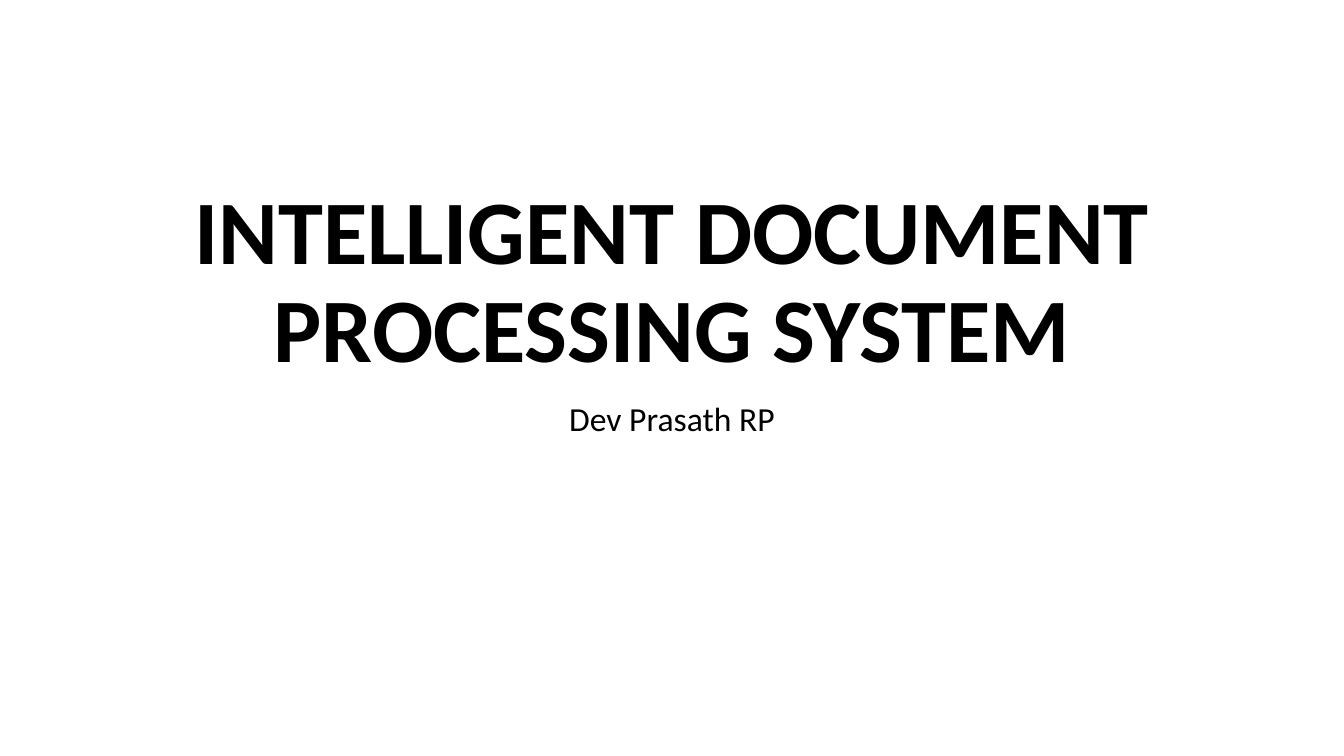
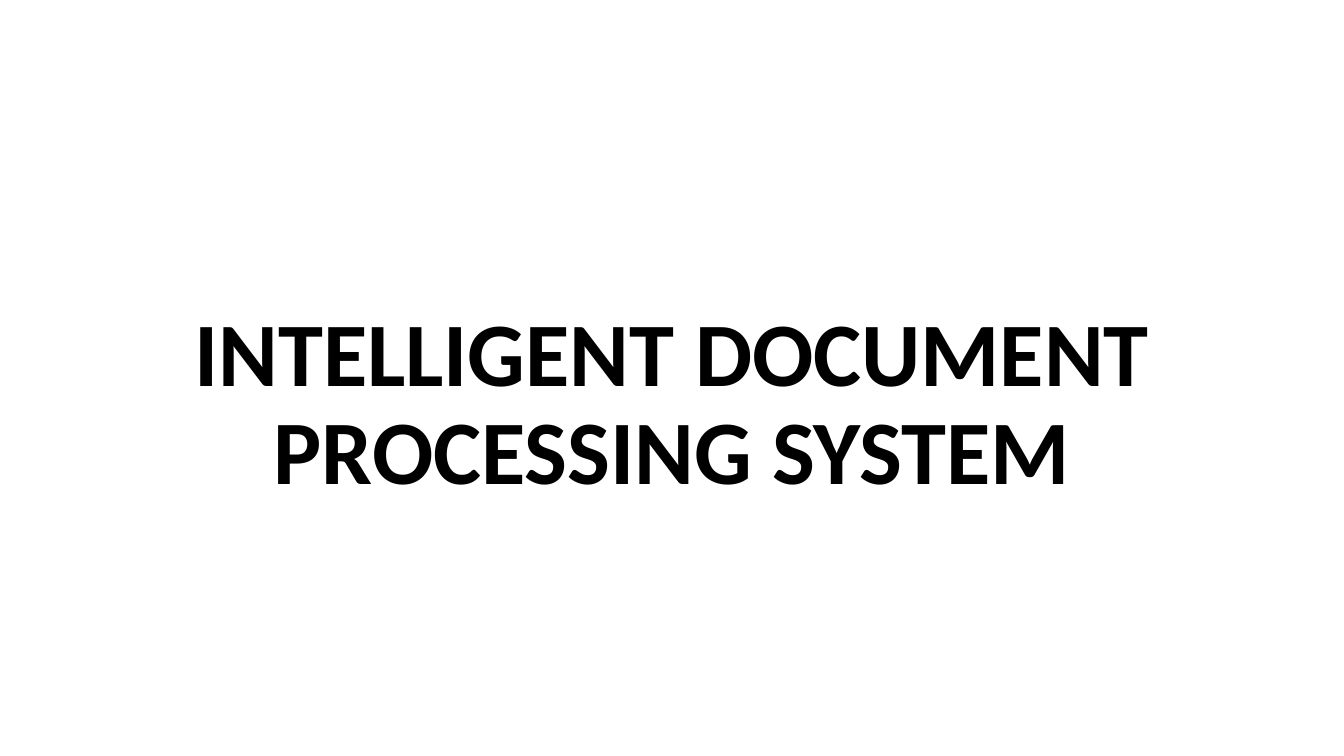
Before and after one commit to dev-prasath/IDP-System-AI, a slide deck: slide 1 of INTELLIGENT DOCUMENT PROCESSING SYSTEM.pptx. Drawn at 1344x756 pixels with LibreOffice and Linux fonts; fonts in the diff are those of the drawing. Boxes give left, top, right and bottom in pixels: in the first picture for what was removed or moved away, otherwise in the second. Text is boxed around its words. In the diff, an @@ line names an element or a change of style, - is before the commit and + after.

Commit message:
Initial commit - Intelligent Document AI Studio

```diff
--- a/INTELLIGENT DOCUMENT PROCESSING SYSTEM.pptx
+++ b/INTELLIGENT DOCUMENT PROCESSING SYSTEM.pptx
@@ title "INTELLIGENT DOCUMENT PROCESSING SYSTEM": place and size @@
-title "INTELLIGENT DOCUMENT PROCESSING SYSTEM" at bbox=[194, 204, 1149, 363]
+title "INTELLIGENT DOCUMENT PROCESSING SYSTEM" at bbox=[194, 326, 1149, 485]
@@ subtitle removed at bbox=[569, 407, 775, 432] @@
-Dev Prasath RP
```
Also in this commit, not shown: 3 other slides changed, 4 slides added, 3 slides removed, 7 other files.
